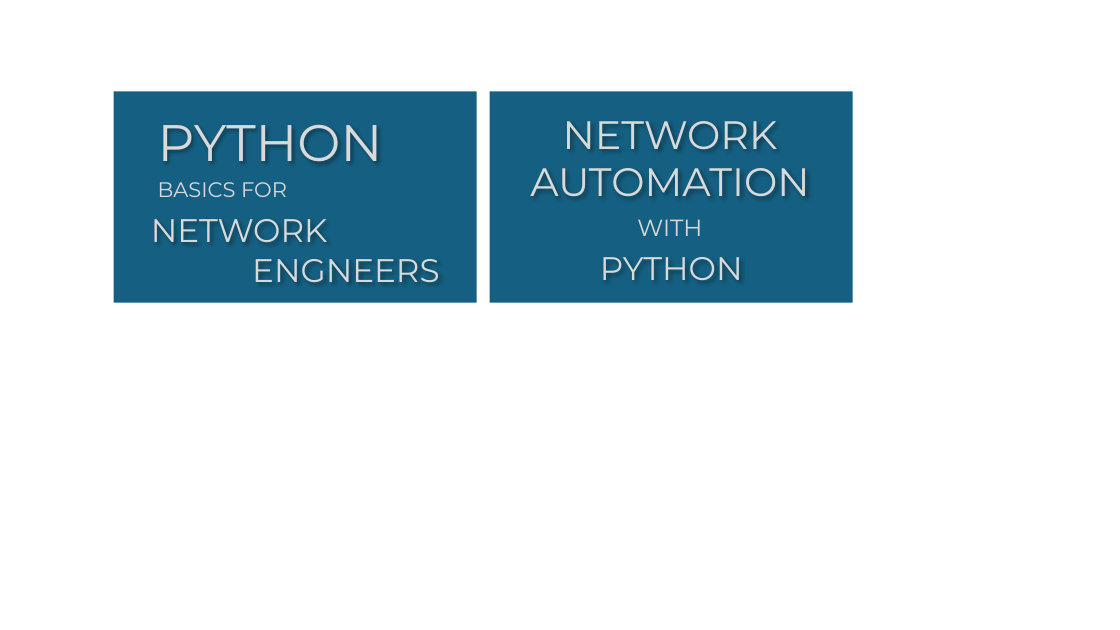
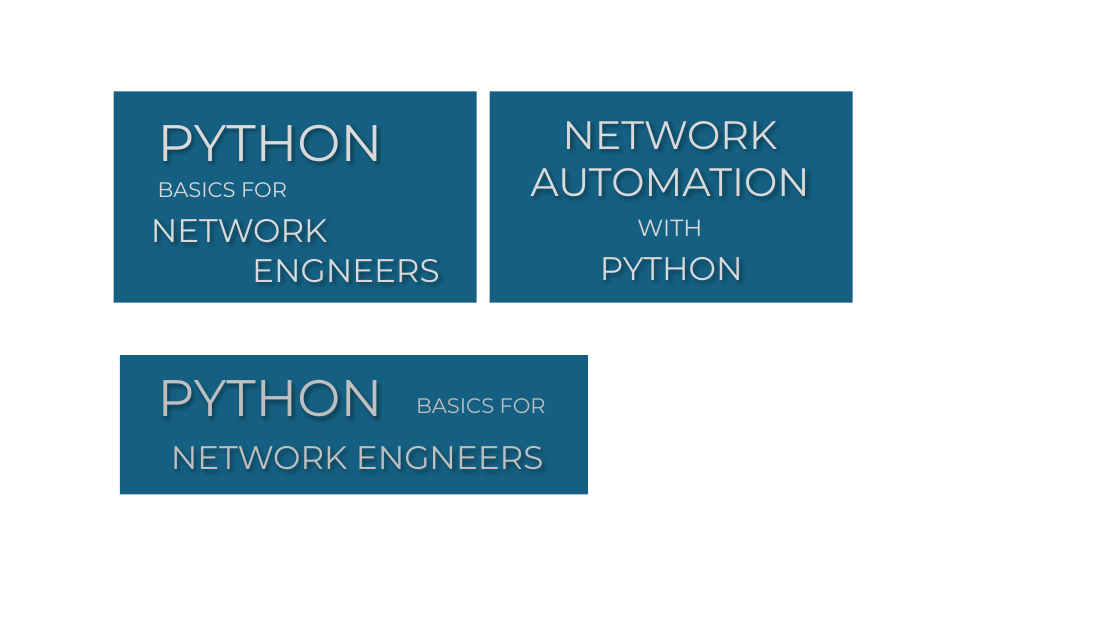
Before and after one commit to mnasergit/mnasergit.github.io, a slide deck: slide 1 of Thumbnail.pptx. Drawn at 1120x630 pixels with LibreOffice and Linux fonts; fonts in the diff are those of the drawing. Boxes give left, top, right and bottom in pixels: in the first picture for what was removed or moved away, otherwise in the second. Text is boxed around its words. In the diff, an @@ line names an element or a change of style, - is before the commit and + after.

```diff
--- a/Thumbnail.pptx
+++ b/Thumbnail.pptx
@@ group added at box(120, 355, 588, 495): 3 texts, 1 rectangle @@
+PYTHON
+BASICS FOR
+NETWORK ENGNEERS
```
Also in this commit, not shown: 3 other files.
